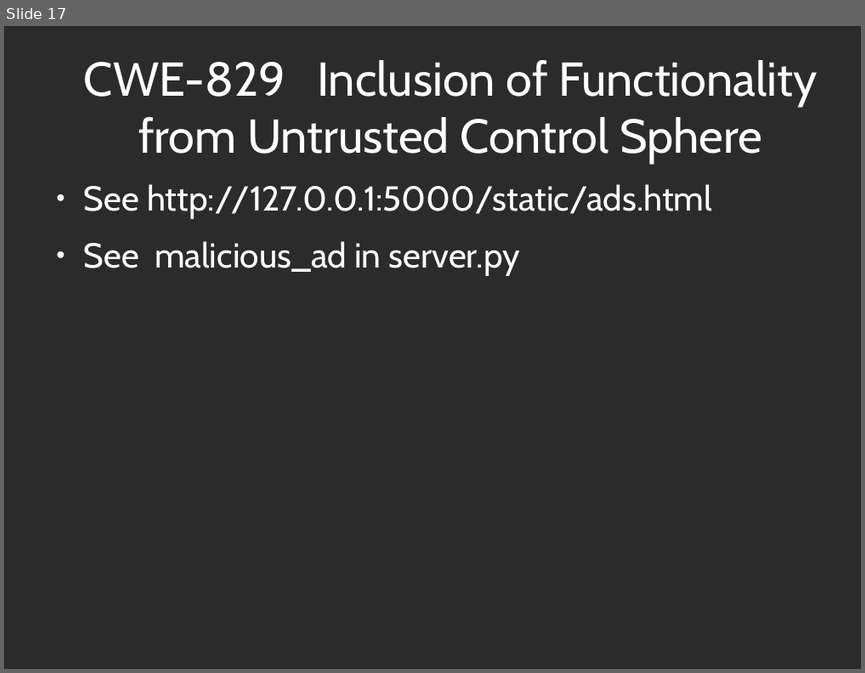
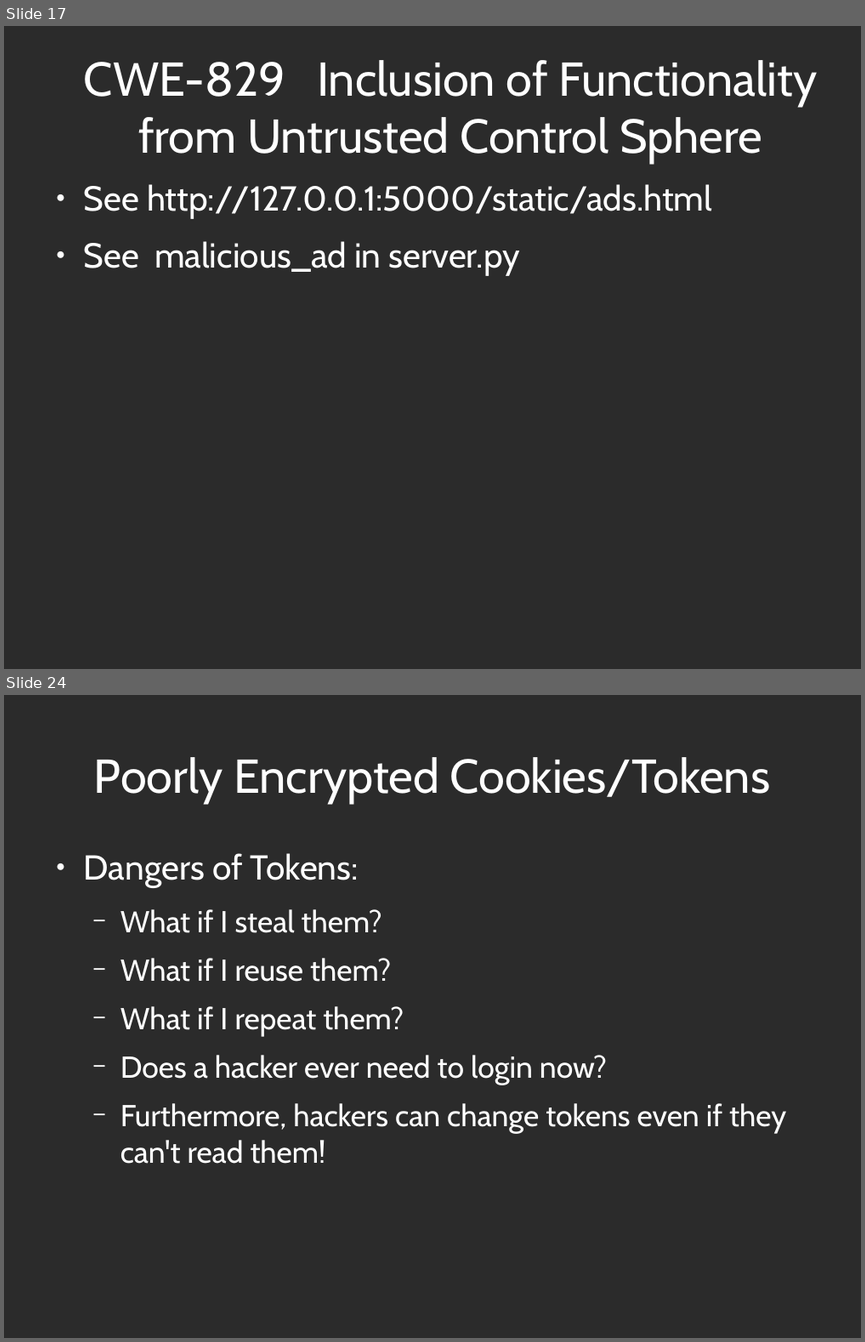
Before and after one commit to abramhindle/CMPUT404-Web-Security, a slide deck: 11-Security.odp. Shown one above the other, each under a label of ours: slide 17 before the commit, slides 17 and 24 after it; the slides between them are not shown. The pictures are 865x673 and 865x1342 pixels, drawn with LibreOffice and Linux fonts; fonts in the diff are those of the drawing; background and template pictures are left out; a plain dark background stands for a picture behind light text. Boxes give left, top, right and bottom in pixels: in the first picture for what was removed or moved away, otherwise in the second. Text is boxed around its words. In the diff, an @@ line names an element or a change of style, - is before the commit and + after.

```diff
--- a/11-Security.odp
+++ b/11-Security.odp
@@ slide 24 added at box(4, 695, 861, 1338), background picture (left out) @@
@@ title added at box(94, 757, 770, 804), 44 pt, text #FFFFFF @@
+Poorly Encrypted Cookies/Tokens
@@ text added at box(84, 853, 786, 1163), 28 pt, text #FFFFFF @@
+● Dangers of Tokens:
+  − What if I steal them?
+  − What if I reuse them?
+  − What if I repeat them?
+  − Does a hacker ever need to login now?
+  − Furthermore, hackers can change tokens even if they can't read them!
```
Also in this commit, not shown: 15 other slides added, 5 slides removed, 1 other file.
